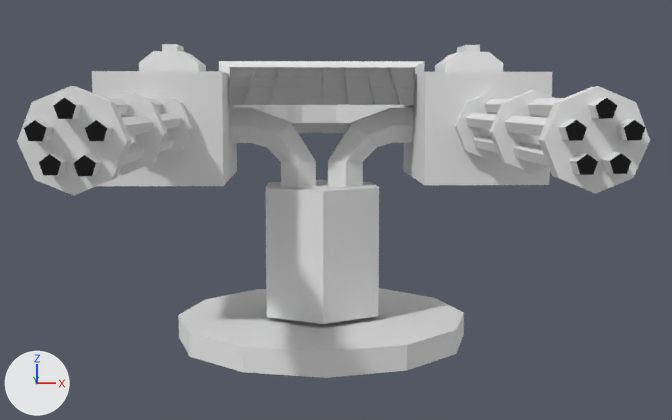
The Blender file media/blends/turret.blend as it was, and as the next commit left it.
Camera for both pictures: a 50 mm camera at (-0.32, -15.19, 3.68) aimed at (0.16, -1.91, 2.14). Every picture has the same lights, and +X, +Y and +Z are marked at lower left.

The older version as bpy lines, for what is in view:
```python
me_turret = bpy.data.meshes.new('Turret')
me_turret.from_pydata(...)  # 962 vertices, 1221 faces; spans x -3.73..3.73, y -6.98..3.17, z -0.19..4.57
# faces by material slot: [153, 630, 50, 388]
me_turret.materials.append(mat_tu1)  # its picture is missing
me_turret.materials.append(mat_tu2)  # its picture is missing
me_turret.materials.append(mat_tu3)  # its picture is missing
me_turret.materials.append(mat_tu4)  # its picture is missing
ob_cylinder = bpy.data.objects.new('Cylinder', me_turret)
ob_cylinder.location = (0.0, 0.0, 0.0)
```
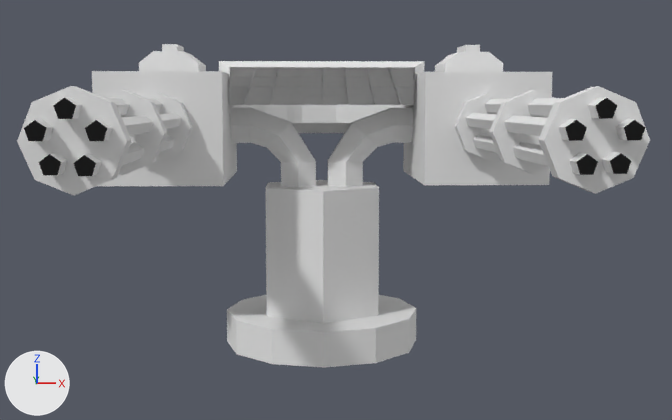
The newer file is also rescaled (x0.667) as a whole; pictures and numbers use the older file's frame.

Pixel boxes (x1, y1, x2, y2) of what changed, in the pictures (672 x 420 px; the box of a moved part takes in the faces that stretch with it):
'Cylinder', reshaped: before (17, 44, 650, 378); after (17, 44, 650, 368)
part 1 of me_turret, moved or reshaped: before (178, 288, 464, 378); after (227, 295, 416, 368)

Patch to the scene script:
```diff
--- a/media/blends/turret.blend.py
+++ b/media/blends/turret.blend.py
@@ me_turret @@
 me_turret.from_pydata(...)  # 962 vertices, 1221 faces; spans x -3.73..3.73, y -6.98..3.17, z -0.19..4.57
 # used by ob_cylinder; location = (0.0, 0.0, 0.0)
+# me_turret part 1: the loose piece of 26 vertices spanning x -2.37..2.37, y -2.37..2.37, z -0.19..0.19 is scaled about its middle by (0.664, 0.664, 1.43)
 me_turret.materials.append(mat_tu1)
```
